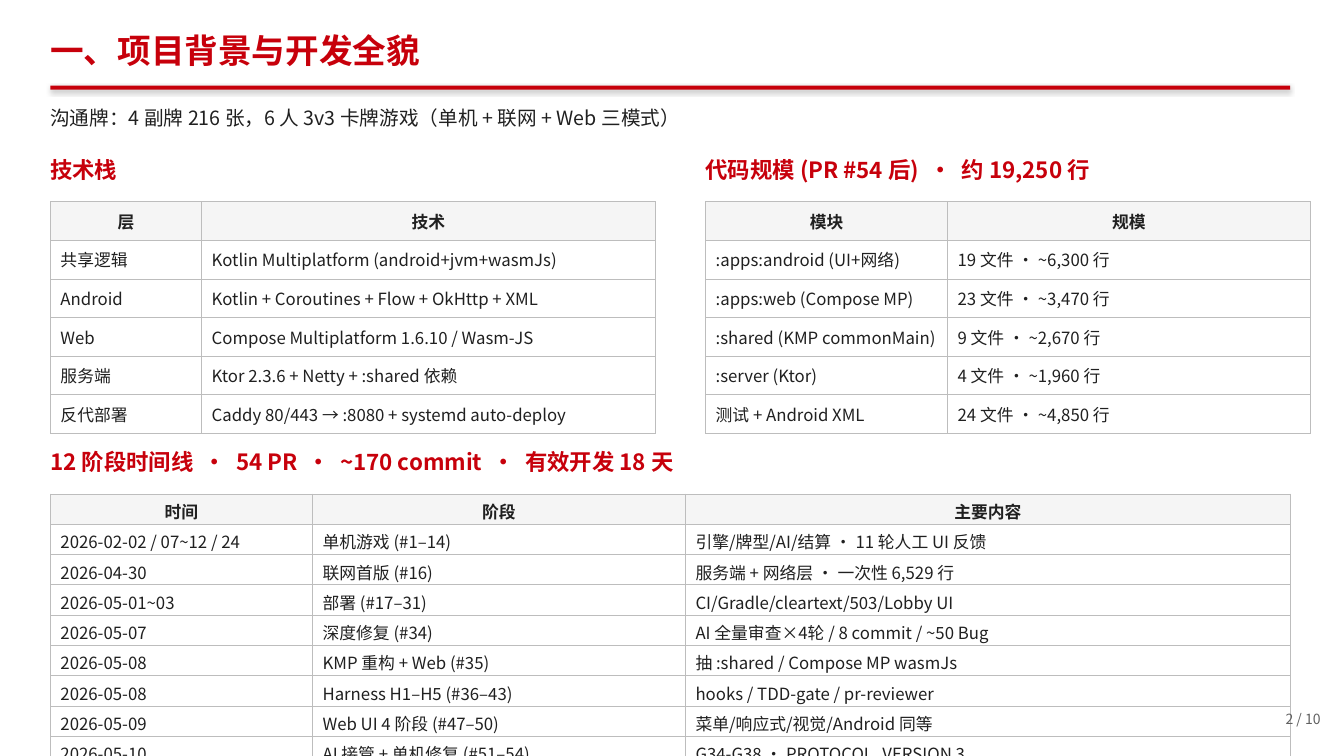
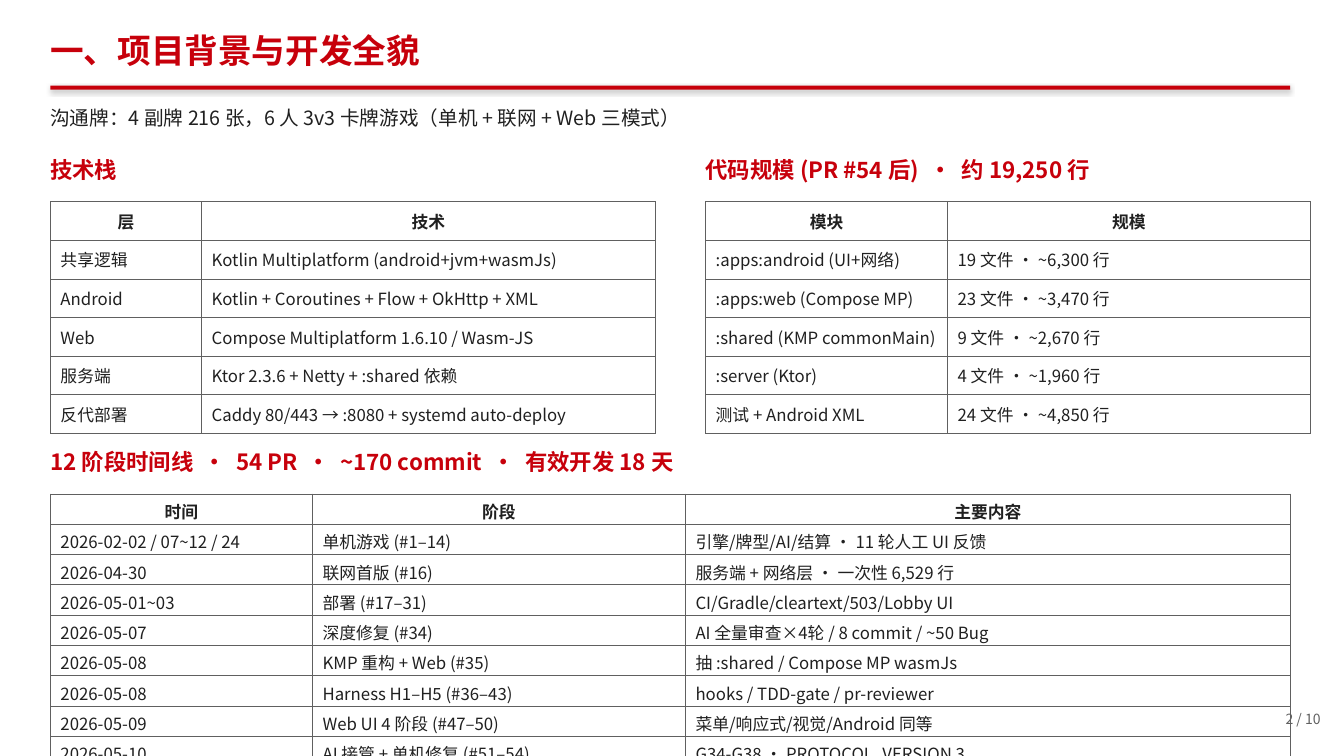
Before and after one commit to berming/AndroidAPP, a slide deck: slide 2 of docs/dev_summary.pptx. Drawn at 1344x756 pixels with LibreOffice and Linux fonts; fonts in the diff are those of the drawing. Boxes give left, top, right and bottom in pixels: in the first picture for what was removed or moved away, otherwise in the second. Text is boxed around its words. In the diff, an @@ line names an element or a change of style, - is before the commit and + after.

```diff
--- a/docs/dev_summary.pptx
+++ b/docs/dev_summary.pptx
@@ table at (50, 202, 655, 434) @@
@@ fill #F5F5F5 to #FFFFFF in row 1 @@
@@ borders changed @@
@@ table at (706, 202, 1311, 434) @@
@@ fill #F5F5F5 to #FFFFFF in row 1 @@
@@ borders changed @@
@@ table at (50, 494, 1291, 737) @@
@@ fill #F5F5F5 to #FFFFFF in row 1 @@
@@ borders changed @@
```
Also in this commit, not shown: 8 other slides changed, 1 other file.
